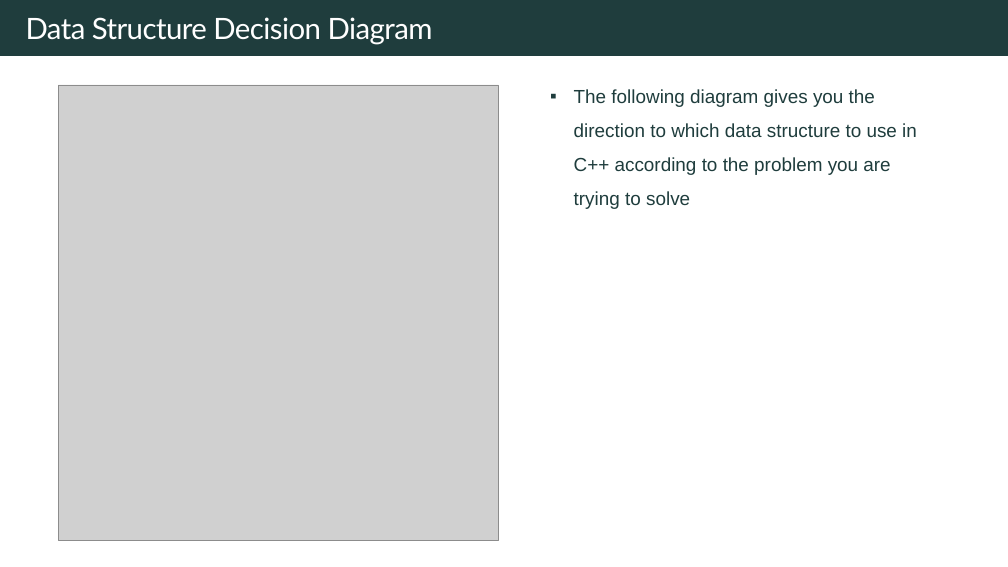
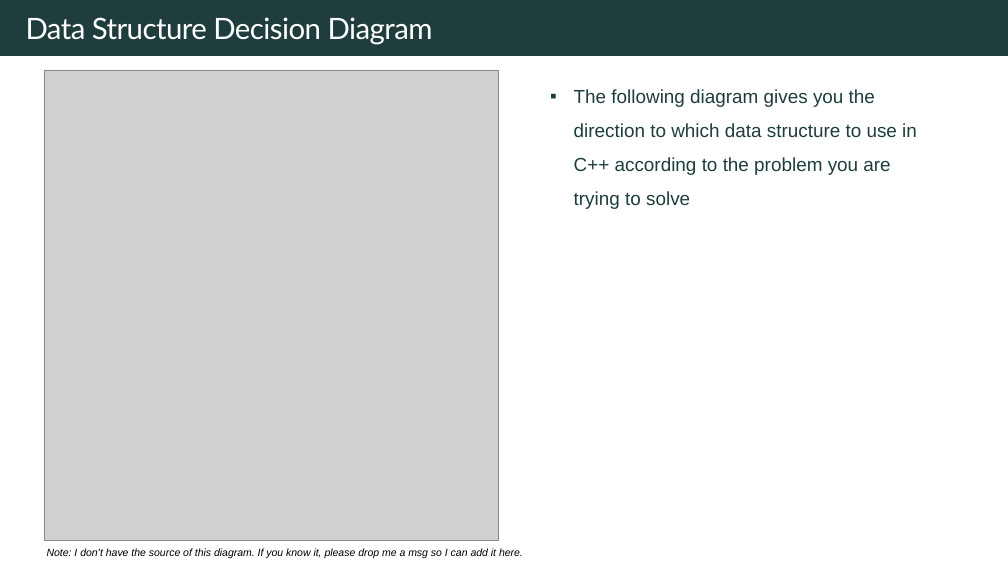
Before and after one commit to rfdavid/coding-interview-handbook-cpp, a slide deck: slide 10 of Algorithm and problem Solving Cheatsheet.pptm. Drawn at 1008x567 pixels with LibreOffice and Linux fonts; fonts in the diff are those of the drawing; grey boxes stand for pictures. Boxes give left, top, right and bottom in pixels: in the first picture for what was removed or moved away, otherwise in the second. Text is boxed around its words. In the diff, an @@ line names an element or a change of style, - is before the commit and + after.

```diff
--- a/Algorithm and problem Solving Cheatsheet.pptm
+++ b/Algorithm and problem Solving Cheatsheet.pptm
@@ picture: place and size @@
-picture at bbox=[58, 85, 498, 540]
+picture at bbox=[44, 70, 498, 541]
@@ text added at bbox=[47, 548, 523, 558], 10 pt, text #000000, italic @@
+Note: I don’t have the source of this diagram. If you know it, please drop me a msg so I can add it here.
```
Also in this commit, not shown: 3 other slides changed, 1 slide added, 2 other files.
